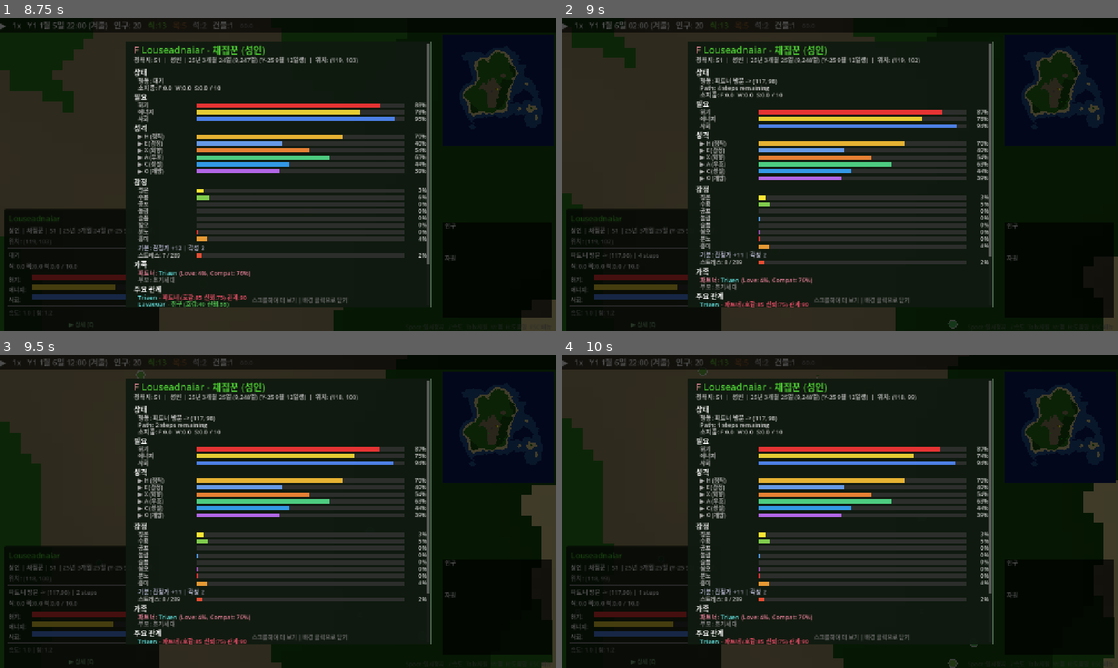
Above: before the commit, frames 1-4 (two rows, left to right).
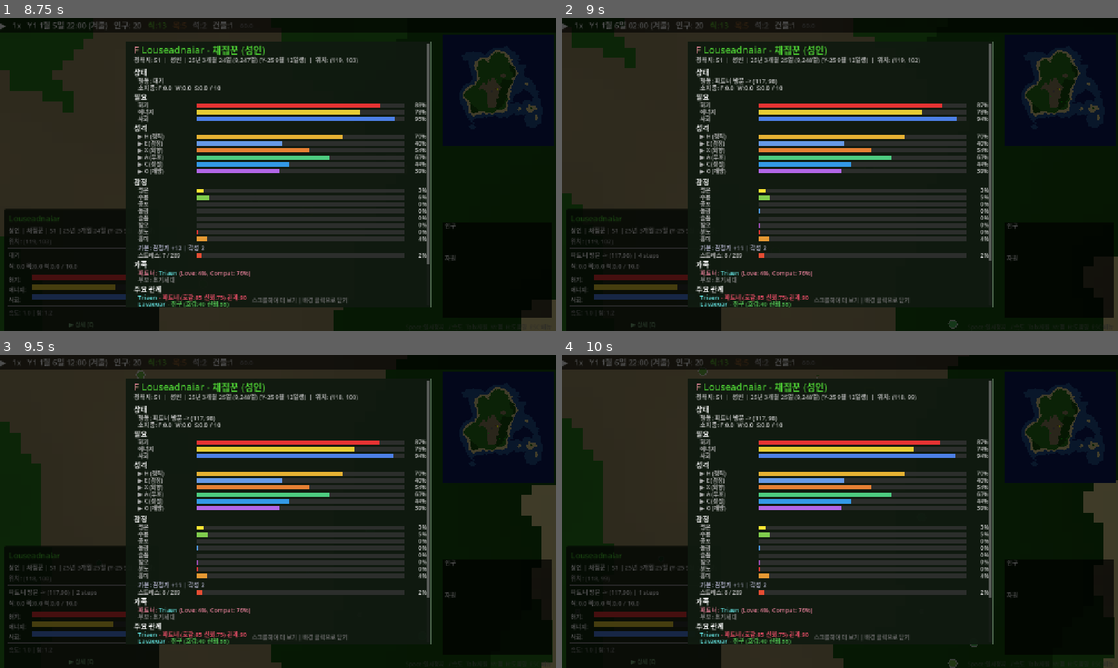
Above: after the commit, the same moments.

Repository: hyunlord/new-world
Game: Godot game, scene res://scenes/main/main.tscn
The game is run twice, just before and just after one commit, with the same random seed, the same clock (stepped at 60 frames per second) and the same inputs.
Inputs (mouse positions are in pixels of both pictures, inside the frame that each line leads up to):
- Up to frame 1 (8.75 s): tap Enter at 0.5, 3.5 s; drag from (494, 89) to (333, 105) at 0.52 s; drag from (494, 271) to (250, 237) at 1.27 s; tap Space at 2, 3.77, 5.75, 7.52 s; move the mouse to (278, 174) at 2.02 s; hold D 2.03-2.75 s; tap Tab at 2.1 s; click (278, 174) at 2.17 s; drag from (250, 237) to (111, 127) at 2.77 s; move the mouse to (444, 221) at 3.52 s; hold A 3.53-4.25 s; tap G at 3.6 s; drag from (111, 127) to (194, 96) at 4.27 s; click "▶ 상세 (E)" at 5 s; move the mouse to (278, 174) at 5.77 s; hold S 5.78-6.5 s; tap N at 5.85 s; click (278, 174) at 5.92 s; drag from (194, 96) to (166, 190) at 6.52 s; move the mouse to (400, 158) at 7.27 s; hold W 7.28-8 s; tap P at 7.35 s; drag from (278, 174) to (250, 237) at 8.02 s
- Up to frame 2 (9 s): tap Enter at 8.75 s; move the mouse to (895, 105) at 8.77 s; hold S from 8.78 s (still down); tap L at 8.85 s
- Up to frame 3 (9.5 s): keep holding S
- Up to frame 4 (10 s): release S at 9.5 s; drag from (812, 574) to (673, 464) at 9.52 s

Frame 1 is identical in both runs. In frame 2, 9.1% of the frame differs, in the area x 24-78%, y 21-93%; in frame 3, 9.1%; in frame 4, 9.1%.

Commit message:
fix: UI i18n bugs — bar labels, facet keys, path line, life events (T-2034)
- hud.gd: store hunger/energy/social name label refs; refresh in _refresh_hud_texts() on locale_changed
- entity_detail_panel.gd: Locale.tr→ltr for FACET_ keys (Godot built-in was bypassing JSON locale)
- entity_detail_panel.gd: remove debug "Path: N steps remaining" line from status section
- entity_detail_panel.gd: deceased life events now use l10n_key/l10n_params when present, fallback to description

Co-Authored-By: Claude Sonnet 4.5 <noreply@anthropic.com>

Diff:
--- a/scripts/ui/entity_detail_panel.gd
+++ b/scripts/ui/entity_detail_panel.gd
@@ -302,12 +302,6 @@
 	draw_string(font, Vector2(cx + 10, cy + 12), "%s: %s" % [Locale.ltr("UI_ACTION"), action_text], HORIZONTAL_ALIGNMENT_LEFT, -1, GameConfig.get_font_size("popup_body"), Color(0.8, 0.8, 0.8))
 	cy += 16.0
 
-	if entity.cached_path.size() > 0:
-		var remaining: int = entity.cached_path.size() - entity.path_index
-		if remaining > 0:
-			draw_string(font, Vector2(cx + 10, cy + 12), "Path: %d steps remaining" % remaining, HORIZONTAL_ALIGNMENT_LEFT, -1, GameConfig.get_font_size("popup_body"), Color(0.8, 0.8, 0.8))
-			cy += 16.0
-
 	draw_string(font, Vector2(cx + 10, cy + 12), "%s: F:%.1f  W:%.1f  S:%.1f / %.0f" % [
 		Locale.ltr("UI_INVENTORY"), entity.inventory.get("food", 0.0), entity.inventory.get("wood", 0.0),
 		entity.inventory.get("stone", 0.0), GameConfig.MAX_CARRY,
@@ -354,7 +348,7 @@
 			var fkeys: Array = pd.FACET_KEYS[axis_id]
 			for fk in fkeys:
 				var fval: float = pd.facets.get(fk, 0.5)
-				var fname: String = "    " + Locale.tr("FACET_" + fk.to_upper())
+				var fname: String = "    " + Locale.ltr("FACET_" + fk.to_upper())
 				var dim_color: Color = Color(color.r * FACET_COLOR_DIM, color.g * FACET_COLOR_DIM, color.b * FACET_COLOR_DIM)
 				cy = _draw_bar(font, cx + 25, cy, bar_w - 15, fname, fval, dim_color)
 	cy += 4.0
@@ -924,7 +918,7 @@
 			var fkeys: Array = pd.FACET_KEYS[axis_id]
 			for fk in fkeys:
 				var fval: float = pd.facets.get(fk, 0.5)
-				var fname: String = "    " + Locale.tr("FACET_" + fk.to_upper())
+				var fname: String = "    " + Locale.ltr("FACET_" + fk.to_upper())
 				var dim_color: Color = Color(color.r * FACET_COLOR_DIM, color.g * FACET_COLOR_DIM, color.b * FACET_COLOR_DIM)
 				cy = _draw_bar(font, cx + 25, cy, bar_w - 15, fname, fval, dim_color)
 	cy += 4.0
@@ -972,7 +966,13 @@
 			var count: int = 0
 			while idx >= 0 and count < show_count:
 				var evt: Dictionary = events[idx]
-				var desc: String = evt.get("description", "?")
+				var desc: String
+				if evt.has("l10n_key") and not evt.get("l10n_key", "").is_empty():
+					var l10n_key: String = evt.get("l10n_key", "")
+					var l10n_params: Dictionary = evt.get("l10n_params", {})
+					desc = Locale.trf(l10n_key, l10n_params)
+				else:
+					desc = evt.get("description", "?")
 				if desc.length() > 50:
 					desc = desc.substr(0, 47) + "..."
 				draw_string(font, Vector2(cx + 10, cy + 11), "Y%d M%d: %s" % [evt.get("year", 0), evt.get("month", 0), desc], HORIZONTAL_ALIGNMENT_LEFT, -1, GameConfig.get_font_size("popup_small"), Color(0.6, 0.6, 0.6))
--- a/scripts/ui/hud.gd
+++ b/scripts/ui/hud.gd
@@ -41,10 +41,13 @@
 var _entity_inventory_label: Label
 var _hunger_bar: ProgressBar
 var _hunger_pct_label: Label
+var _hunger_name_label: Label
 var _energy_bar: ProgressBar
 var _energy_pct_label: Label
+var _energy_name_label: Label
 var _social_bar: ProgressBar
 var _social_pct_label: Label
+var _social_name_label: Label
 var _entity_stats_label: Label
 
 # Building panel
@@ -287,18 +290,21 @@
 	var hunger_row := _make_bar_row(Locale.ltr("UI_HUNGER"), Color(0.9, 0.2, 0.2))
 	_hunger_bar = hunger_row[0]
 	_hunger_pct_label = hunger_row[1]
+	_hunger_name_label = hunger_row[3]
 	vbox.add_child(hunger_row[2])
 
 	# Energy bar with percentage
 	var energy_row := _make_bar_row(Locale.ltr("UI_ENERGY"), Color(0.9, 0.8, 0.2))
 	_energy_bar = energy_row[0]
 	_energy_pct_label = energy_row[1]
+	_energy_name_label = energy_row[3]
 	vbox.add_child(energy_row[2])
 
 	# Social bar with percentage
 	var social_row := _make_bar_row(Locale.ltr("UI_SOCIAL"), Color(0.3, 0.5, 0.9))
 	_social_bar = social_row[0]
 	_social_pct_label = social_row[1]
+	_social_name_label = social_row[3]
 	vbox.add_child(social_row[2])
 
 	vbox.add_child(_make_separator())
@@ -873,6 +879,12 @@
 		_legend_wood_label.text = Locale.ltr("UI_WOOD_LEGEND")
 	if _legend_stone_label != null:
 		_legend_stone_label.text = Locale.ltr("UI_STONE_LEGEND")
+	if _hunger_name_label != null:
+		_hunger_name_label.text = Locale.ltr("UI_HUNGER") + ":"
+	if _energy_name_label != null:
+		_energy_name_label.text = Locale.ltr("UI_ENERGY") + ":"
+	if _social_name_label != null:
+		_social_name_label.text = Locale.ltr("UI_SOCIAL") + ":"
 
 
 # --- Toggle functions ---
@@ -1074,7 +1086,7 @@
 	row.add_child(bar)
 	row.add_child(pct_label)
 
-	return [bar, pct_label, row]
+	return [bar, pct_label, row, name_label]
 
 
 func _make_separator() -> HSeparator:
